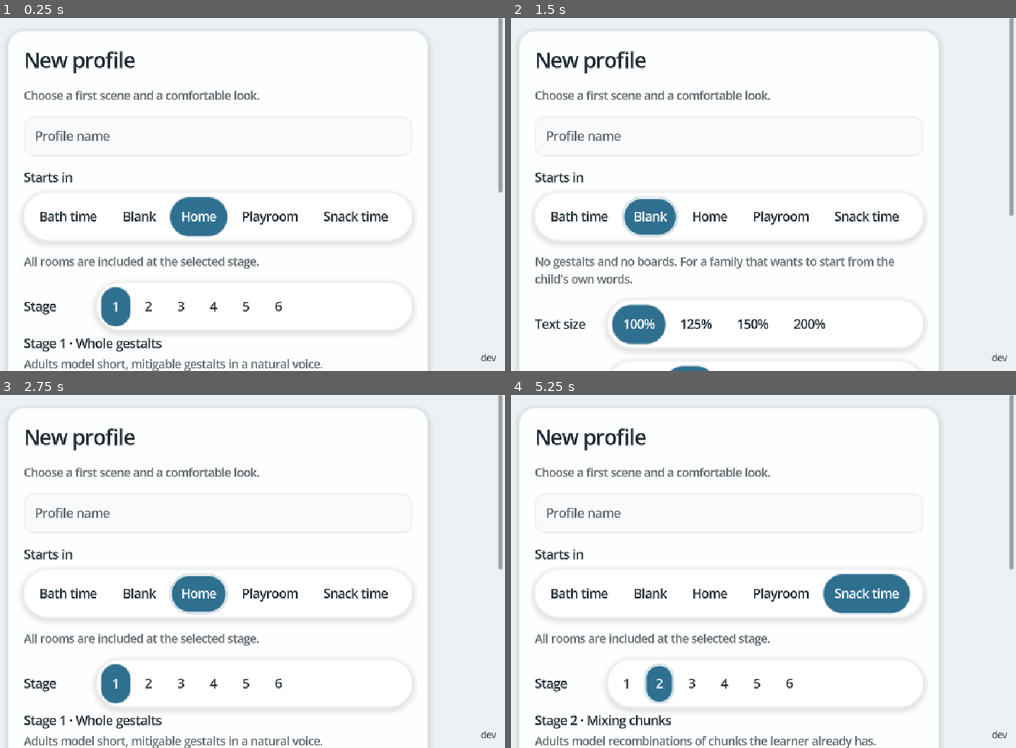
Above: before the commit, frames 1-4 (two rows, left to right).
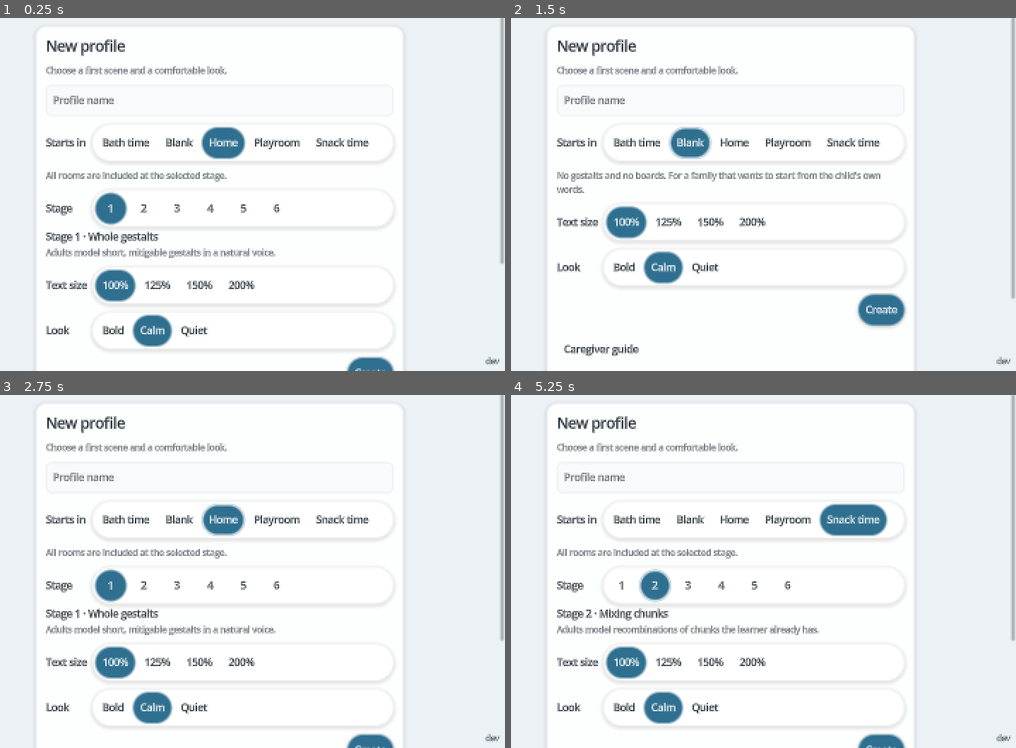
Above: after the commit, the same moments.

Repository: crashtestbrandt/alex
Game: Godot game, scene res://scenes/main.tscn
Two runs of this game, one before a commit and one after it. Both use one fixed random seed, a clock stepped at 60 frames per second and the inputs below.
Inputs:
- Up to frame 1 (0.25 s): no input
- Up to frame 2 (1.5 s): click "Bath time" at 0.5 s; click "Blank" at 1.25 s
- Up to frame 3 (2.75 s): click "Home" at 2 s
- Up to frame 4 (5.25 s): click "Playroom" at 2.75 s; click "Snack time" at 3.5 s; click "1" at 4.25 s; click "2" at 5 s

The runs differ from the first frame. In frame 1, 14% of the frame differs, in the area x 4-100%, y 0-100%; in frame 2, 13%; in frame 3, 14%; in frame 4, 15%.

Commit message:
fix(ui) compact default sizing and contain selected icons

Diff:
--- a/scenes/child/home.tscn
+++ b/scenes/child/home.tscn
@@ -103,6 +103,7 @@
 mouse_filter = 2
 theme_override_constants/h_separation = 16
 theme_override_constants/v_separation = 16
+alignment = 1
 
 [node name="BoardSpacer" type="Control" parent="Margin/Column/Stage/Rows"]
 unique_name_in_owner = true
--- a/scripts/child/home.gd
+++ b/scripts/child/home.gd
@@ -242,7 +242,7 @@
 
 func _layout_home() -> void:
 	var available: Vector2 = _safe_rect.size if _safe_rect.has_area() else size
-	var compact: bool = available.x < 740.0 or (available.x < 900.0 and available.y > available.x * 1.2)
+	var compact: bool = available.x / Style.units_per_point < 360.0 or Style.text_scale > 1.25
 	var parent: Node = _column if compact else _top_bar
 	if _strip.get_parent() != parent:
 		_strip.reparent(parent)
@@ -279,7 +279,7 @@
 	_title.position = Vector2(0.0, maxf(0.0, (_name_slot.size.y - _title.size.y) / 2.0))
 
 func _layout_board() -> void:
-	var width: float = clampf(_stage.size.x - 16.0, Style.current.tile_min_size, 320.0 * Style.text_scale)
+	var width: float = clampf(_stage.size.x - 16.0, Style.current.tile_min_size, 160.0 * Style.units_per_point * Style.text_scale)
 	for tile: GestaltTile in _tiles.values():
 		tile.custom_minimum_size.x = width
 
--- a/scripts/child/room_chooser.gd
+++ b/scripts/child/room_chooser.gd
@@ -46,6 +46,7 @@
 	_grid.add_theme_constant_override("v_separation", int(GAP))
 	_scroll.add_child(_grid)
 	_scroll.resized.connect(_layout_cards)
+	Style.fonts_changed.connect(_layout_cards)
 	resized.connect(_layout_cards)
 	_layout_cards()
 
@@ -86,13 +87,13 @@
 	_padding.add_theme_constant_override("margin_right", EDGE + ceili(size.x - safe.end.x))
 	_padding.add_theme_constant_override("margin_top", EDGE + ceili(safe.position.y))
 	_padding.add_theme_constant_override("margin_bottom", EDGE + ceili(size.y - safe.end.y))
-	var target: float = maxf(Style.current.tile_min_size, 260.0)
+	var target: float = maxf(Style.current.tile_min_size, 144.0 * Style.units_per_point)
 	var width: float = maxf(_scroll.size.x - 16.0, target)
 	var columns: int = clampi(floori((width + GAP) / (target + GAP)), 1, 3)
 	var card_width: float = floorf((width - GAP * (columns - 1)) / columns)
 	for card: RoomPreview in _cards:
 		card.custom_minimum_size = Vector2(card_width, maxf(Style.current.tile_min_size, card_width * 0.75))
-	var back_px: float = maxf(Style.current.tile_min_size * GlyphBar.BUTTON_SCALE, GlyphBar.MIN_PX)
+	var back_px: float = maxf(Style.current.tile_min_size * GlyphBar.BUTTON_SCALE, maxf(GlyphBar.MIN_PX, Style.units_per_point * 48.0))
 	_back.custom_minimum_size = Vector2.ONE * back_px
 
 func _refresh() -> void:
--- a/scripts/ui/glyph_bar.gd
+++ b/scripts/ui/glyph_bar.gd
@@ -13,6 +13,7 @@
 
 func _ready() -> void:
 	super()
+	Style.fonts_changed.connect(_size_buttons)
 	_size_buttons()
 
 ## Put a glyph button in the bar.
@@ -33,7 +34,7 @@
 		button.update_glyph()
 
 func _size_buttons() -> void:
-	var px: float = maxf(Style.current.tile_min_size * BUTTON_SCALE, MIN_PX)
+	var px: float = maxf(Style.current.tile_min_size * BUTTON_SCALE, maxf(MIN_PX, Style.units_per_point * 48.0))
 	for button: GlyphButton in _glyph_buttons:
 		button.custom_minimum_size = Vector2(px, px)
 
--- a/scripts/ui/pill_bar.gd
+++ b/scripts/ui/pill_bar.gd
@@ -30,6 +30,7 @@
 	# A container lays its children out inside its margins, the shape included. It is pinned back to the full
 	# rect after every sort, so the drawn panel is the panel and not its content box.
 	sort_children.connect(_place_shape)
+	_row.sort_children.connect(_refresh)
 	Style.changed.connect(_on_style_changed)
 	_refresh()
 
@@ -40,6 +41,7 @@
 func _place_shape() -> void:
 	_shape.position = Vector2.ZERO
 	_shape.size = size
+	_refresh()
 
 ## Put a button in the bar as a quiet pill in the bar's toggle group.
 func add_item(button: SdfButton) -> void:
@@ -94,7 +96,11 @@
 func _refresh() -> void:
 	if _shape == null:
 		return
-	_shape.radius_px = UiGeometry.pill_radius(size)
+	var row_height: float = 0.0
+	for button: SdfButton in items():
+		if button.visible:
+			row_height = maxf(row_height, button.size.y)
+	_shape.radius_px = minf(UiGeometry.pill_radius(size), row_height * 0.5 + PAD_PX)
 	_shape.fill = Style.current.surface
 	var inner: float = UiGeometry.concentric(_shape.radius_px, PAD_PX)
 	for button: SdfButton in items():
--- a/scripts/ui/record_overlay.gd
+++ b/scripts/ui/record_overlay.gd
@@ -55,6 +55,8 @@
 	_cancel_button.pressed.connect(close)
 	_recorder.permission_answered.connect(_on_permission_answered)
 	_pills.resized.connect(_fit_pills)
+	_sheet.resized.connect(_fit_pills)
+	Style.fonts_changed.connect(_fit_pills.call_deferred)
 	get_window().focus_exited.connect(_cancel_capture)
 	set_process(false)
 
@@ -130,8 +132,10 @@
 
 ## Every pill takes its text's width up to the row's width, and wraps past it.
 func _fit_pills() -> void:
+	# A long phrase must not expand the sheet and then use that expanded width as its own cap.
+	var available: float = maxf(_sheet.size.x - 48.0 - SdfPanel.CONTENT_MARGIN_PX * 2.0, 1.0)
 	for pill: TakePill in pills():
-		pill.fit_width(maxf(_pills.size.x, 1.0))
+		pill.fit_width(clampf(_pills.size.x, 1.0, available))
 
 ## Pick `pill` for the big button. A take not yet kept is dropped; it was for the pill picked before.
 func _select(pill: TakePill) -> void:
--- a/scripts/ui/sdf_button.gd
+++ b/scripts/ui/sdf_button.gd
@@ -41,6 +41,8 @@
 		radius_px = value
 		refresh()
 
+var _declared_min_size: Vector2 = Vector2.ZERO
+var _touch_min_size: Vector2 = -Vector2.ONE
 var _shape: SdfShape = null
 var _hover: bool = false
 var _down: bool = false
@@ -53,6 +55,9 @@
 		add_theme_stylebox_override(state, empty)
 
 func _ready() -> void:
+	_declared_min_size = custom_minimum_size
+	Style.fonts_changed.connect(_fit_touch_size)
+	_fit_touch_size()
 	# A swipe beginning on a button must reach its enclosing scroll container.
 	var ancestor: Node = get_parent()
 	while ancestor != null:
@@ -75,6 +80,13 @@
 	focus_exited.connect(refresh)
 	Style.changed.connect(_on_style_changed)
 	refresh()
+
+func _fit_touch_size() -> void:
+	for axis: int in 2:
+		if not is_equal_approx(custom_minimum_size[axis], _touch_min_size[axis]):
+			_declared_min_size[axis] = custom_minimum_size[axis]
+	_touch_min_size = _declared_min_size.max(Vector2.ONE * Style.units_per_point * 44.0)
+	custom_minimum_size = _touch_min_size
 
 func _notification(what: int) -> void:
 	if what == NOTIFICATION_RESIZED:
--- a/scripts/ui/sdf_field.gd
+++ b/scripts/ui/sdf_field.gd
@@ -16,6 +16,8 @@
 		add_theme_stylebox_override(state, empty)
 
 func _ready() -> void:
+	Style.fonts_changed.connect(_fit_touch_height)
+	_fit_touch_height()
 	_shape = SdfShape.new()
 	_shape.name = "Shape"
 	_shape.show_behind_parent = true
@@ -26,6 +28,9 @@
 	focus_exited.connect(refresh)
 	Style.changed.connect(_on_style_changed)
 	refresh()
+
+func _fit_touch_height() -> void:
+	custom_minimum_size.y = Style.units_per_point * 44.0
 
 func _notification(what: int) -> void:
 	if what == NOTIFICATION_RESIZED:
--- a/scripts/ui/sdf_sheet.gd
+++ b/scripts/ui/sdf_sheet.gd
@@ -21,6 +21,7 @@
 	_panel.reparent(_content)
 	_panel.custom_minimum_size.x = 0.0
 	resized.connect(_schedule_layout)
+	Style.fonts_changed.connect(_schedule_layout)
 	visibility_changed.connect(_schedule_layout)
 	_content.resized.connect(_schedule_layout)
 	_panel.minimum_size_changed.connect(_schedule_layout)
@@ -32,7 +33,7 @@
 func _layout_sheet() -> void:
 	if not is_visible_in_tree():
 		return
-	var width: float = minf(panel_width, maxf(_content.size.x - 48.0, 1.0))
+	var width: float = minf(maxf(panel_width, 520.0 * Style.units_per_point), maxf(_content.size.x - 48.0, 1.0))
 	_panel.size.x = width
 	_panel.size.y = _panel.get_combined_minimum_size().y
 	_content.custom_minimum_size.y = _panel.size.y + 48.0
--- a/scripts/ui/take_pill.gd
+++ b/scripts/ui/take_pill.gd
@@ -82,7 +82,7 @@
 	var font_px: int = get_theme_font_size("font_size")
 	var text_width: float = ceilf(font.get_string_size(text, HORIZONTAL_ALIGNMENT_LEFT, -1, font_px).x) + 2.0
 	var margins: float = get_theme_stylebox("normal").get_minimum_size().x
-	custom_minimum_size = Vector2(minf(text_width + margins, maxf(_fit, 1.0)), MIN_HEIGHT_PX)
+	custom_minimum_size = Vector2(minf(maxf(text_width + margins, Style.units_per_point * 44.0), maxf(_fit, 1.0)), maxf(MIN_HEIGHT_PX, Style.units_per_point * 44.0))
 
 ## A caregiver's pill: the style's lettering, a height a finger can hit, never the learner's tile floor.
 func _apply_style() -> void:
--- a/scripts/ui/typography.gd
+++ b/scripts/ui/typography.gd
@@ -2,14 +2,14 @@
 class_name Typography
 ## Type sizes in logical mobile points/dp, converted to the app's layout canvas by Style.
 ## Apple HIG defaults and Material's body/title hierarchy inform these roles (docs/ui.md).
-const BODY: int = 17
-const SUPPORTING: int = 15
-const CONTROL: int = 17
-const TITLE: int = 28
-const SECTION: int = 22
-const METADATA: int = 12
-const PHRASE: int = 22
-const CAPTION: int = 24
+const BODY: int = 14
+const SUPPORTING: int = 12
+const CONTROL: int = 14
+const TITLE: int = 20
+const SECTION: int = 17
+const METADATA: int = 11
+const PHRASE: int = 16
+const CAPTION: int = 18
 const TEXT_SCALES: Array[float] = [1.0, 1.25, 1.5, 2.0]
 
 static func canvas_units_per_point(window: Vector2i, canvas: Vector2i, density: float) -> float:
--- a/scripts/ui/ui_geometry.gd
+++ b/scripts/ui/ui_geometry.gd
@@ -8,9 +8,9 @@
 
 ## Keep small screens legible without imposing a landscape canvas on portrait devices.
 static func canvas_size(window_size: Vector2i, density: float = 1.0) -> Vector2i:
-	var logical_size: Vector2 = Vector2(window_size) / maxf(density, 0.1)
+	var logical_size: Vector2 = Vector2(window_size) / maxf(density, 0.1) * 2.0
 	var short_side: float = maxf(minf(logical_size.x, logical_size.y), 1.0)
-	var scale_factor: float = maxf(640.0 / short_side, 1.0)
+	var scale_factor: float = maxf(960.0 / short_side, 1.0)
 	return Vector2i(logical_size * scale_factor)
 
 ## Columns are limited by both the touch floor and a readable phrase width.
--- a/tests/unit/typography_test.gd
+++ b/tests/unit/typography_test.gd
@@ -1,8 +1,8 @@
 extends UnitTest
 
 func test_type_roles_keep_a_readable_hierarchy() -> void:
-	assert_true(Typography.BODY >= 17, "body meets the iOS default and exceeds Material body large")
-	assert_true(Typography.METADATA >= 12, "small text stays above Apple's minimum")
+	assert_true(Typography.BODY == 14, "compact body is the normal baseline")
+	assert_true(Typography.METADATA >= 11, "small text meets Apple's minimum")
 	assert_true(Typography.TITLE > Typography.SECTION and Typography.SECTION > Typography.BODY, "headings have distinct sizes")
 	assert_true(Typography.PHRASE > Typography.BODY, "learner phrases remain prominent")
 
--- a/tests/unit/ui_geometry_test.gd
+++ b/tests/unit/ui_geometry_test.gd
@@ -17,9 +17,9 @@
 func test_canvas_preserves_aspect_and_legibility() -> void:
 	for viewport: Vector2i in [Vector2i(320, 568), Vector2i(390, 844), Vector2i(844, 390), Vector2i(768, 1024), Vector2i(1280, 800), Vector2i(2560, 1080)]:
 		var canvas: Vector2i = UiGeometry.canvas_size(viewport)
-		assert_true(mini(canvas.x, canvas.y) >= 639, "short side remains legible %s" % viewport)
+		assert_true(mini(canvas.x, canvas.y) >= 959, "short side remains legible %s" % viewport)
 		assert_almost_eq(float(canvas.x) / canvas.y, float(viewport.x) / viewport.y, 0.002, "aspect is preserved")
-	assert_eq(UiGeometry.canvas_size(Vector2i(1280, 800)), Vector2i(1280, 800), "desktop retains its density")
+	assert_eq(UiGeometry.canvas_size(Vector2i(1280, 800)), Vector2i(2560, 1600), "layout uses two canvas units per logical point")
 
 func test_columns_fit_without_shrinking_touch_targets() -> void:
 	for width: float in [320.0, 592.0, 720.0, 1232.0, 2500.0]:
--- a/tools/instr/room_probe.gd
+++ b/tools/instr/room_probe.gd
@@ -195,8 +195,8 @@
 	var front_button: SdfButton = widget.items()[CameraFraming.View.FRONT]
 	_check(front_button.button_pressed, "front is the pressed pill")
 	var pill_px: Vector2 = front_button.get_global_rect().get_center()
-	get_viewport().push_input(_mouse(pill_px, true))
-	get_viewport().push_input(_mouse(pill_px, false))
+	get_viewport().push_input(_mouse(pill_px, true), true)
+	get_viewport().push_input(_mouse(pill_px, false), true)
 	# The reset is a tween on wall time.
 	await get_tree().create_timer(1.0).timeout
 	await get_tree().process_frame
@@ -280,25 +280,25 @@
 	var overlay: RecordOverlay = home.get_node("%RecordOverlay") as RecordOverlay
 	var door: Vector2 = room_view.get_global_transform_with_canvas() * room_view.screen_point(room_view.body("door"))
 
-	get_viewport().push_input(_mouse(door, true))
+	get_viewport().push_input(_mouse(door, true), true)
 	var right: InputEventMouseButton = _mouse(door, true)
 	right.button_index = MOUSE_BUTTON_RIGHT
-	get_viewport().push_input(right)
+	get_viewport().push_input(right, true)
 	# Past the record hold, short of the chord.
 	await get_tree().create_timer(RoomView.HOLD_SECONDS + 0.4).timeout
 	_check(home.visible and not overlay.visible, "the chord cancels the record hold under the left button")
 	await get_tree().create_timer(wait - RoomView.HOLD_SECONDS - 0.4).timeout
 	await get_tree().process_frame
 	_check(picker.visible and not home.visible, "left and right held together open the picker")
-	get_viewport().push_input(_mouse(door, false))
+	get_viewport().push_input(_mouse(door, false), true)
 	right.pressed = false
-	get_viewport().push_input(right)
+	get_viewport().push_input(right, true)
 
 	for fingers: int in [2, 3]:
 		main.open_profile(p.id)
 		await get_tree().process_frame
 		for i: int in fingers:
-			get_viewport().push_input(_touch(i, door + Vector2(60.0 * i, 0.0), true))
+			get_viewport().push_input(_touch(i, door + Vector2(60.0 * i, 0.0), true), true)
 		await get_tree().create_timer(wait).timeout
 		await get_tree().process_frame
 		if fingers == 2:
@@ -306,7 +306,7 @@
 		else:
 			_check(picker.visible and not home.visible, "three fingers held open the picker")
 		for i: int in fingers:
-			get_viewport().push_input(_touch(i, door + Vector2(60.0 * i, 0.0), false))
+			get_viewport().push_input(_touch(i, door + Vector2(60.0 * i, 0.0), false), true)
 
 	main.open_profile(p.id)
 	await get_tree().process_frame
@@ -314,7 +314,7 @@
 	var fingers_at: Array[Vector2] = []
 	for i: int in 3:
 		fingers_at.push_back(door + Vector2(60.0 * i, 0.0))
-		get_viewport().push_input(_touch(i, fingers_at[i], true))
+		get_viewport().push_input(_touch(i, fingers_at[i], true), true)
 	await get_tree().process_frame
 	_check(not bar.visible, "a brief three-finger touch shows no bar")
 	await get_tree().create_timer(CaregiverChord.SHOW_AFTER + 0.3).timeout
@@ -326,7 +326,7 @@
 		var drag: InputEventScreenDrag = InputEventScreenDrag.new()
 		drag.index = i
 		drag.position = fingers_at[i] + shift
-		get_viewport().push_input(drag)
+		get_viewport().push_input(drag, true)
 	# process_frame fires before the gate's _process, so the second one follows a pass that read the drag.
 	await get_tree().process_frame
 	await get_tree().process_frame
@@ -337,19 +337,19 @@
 	await get_tree().process_frame
 	_check(picker.visible and not home.visible and not bar.visible, "and opens the picker once still for the hold")
 	for i: int in 3:
-		get_viewport().push_input(_touch(i, fingers_at[i] + shift, false))
+		get_viewport().push_input(_touch(i, fingers_at[i] + shift, false), true)
 	main.open_profile(p.id)
 	await get_tree().process_frame
 
 	var escape: InputEventKey = InputEventKey.new()
 	escape.keycode = KEY_ESCAPE
 	escape.pressed = true
-	get_viewport().push_input(escape)
+	get_viewport().push_input(escape, true)
 	await get_tree().create_timer(wait).timeout
 	await get_tree().process_frame
 	_check(picker.visible and not home.visible, "Escape held opens the picker")
 	escape.pressed = false
-	get_viewport().push_input(escape)
+	get_viewport().push_input(escape, true)
 	_check(ProfileStore.last_id() == p.id, "the picker keeps the profile remembered")
 
 func _touch(index: int, at: Vector2, pressed: bool) -> InputEventScreenTouch:
@@ -412,8 +412,8 @@
 	_check(widget.visible, "the Words widget shows in Words")
 	var build_button: SdfButton = widget.items()[WordsWidget.Mode.BUILD]
 	var pill_px: Vector2 = build_button.get_global_rect().get_center()
-	get_viewport().push_input(_mouse(pill_px, true))
-	get_viewport().push_input(_mouse(pill_px, false))
+	get_viewport().push_input(_mouse(pill_px, true), true)
+	get_viewport().push_input(_mouse(pill_px, false), true)
 	await get_tree().process_frame
 	_check(home.words_mode() == WordsWidget.Mode.BUILD and home.build_view().visible, "a tap on Build shows the strip")
 	var build: BuildView = home.build_view()
--- a/tools/instr/typography_probe.gd
+++ b/tools/instr/typography_probe.gd
@@ -23,6 +23,16 @@
 		var control: Control = node as Control
 		if not control.is_visible_in_tree():
 			return
+		if control is PillBar:
+			var bar: PillBar = control as PillBar
+			_check(bar._shape.get_global_rect().is_equal_approx(bar.get_global_rect()), str(bar.get_path()) + " background follows the bar: " + str(bar._shape.get_global_rect()) + " / " + str(bar.get_global_rect()))
+			for item: SdfButton in bar.items():
+				if item.is_visible_in_tree():
+					_check(bar.get_global_rect().grow(1.0).encloses(item.get_global_rect()), str(bar.get_path()) + " contains its button: " + str(item.get_global_rect()) + " / " + str(bar.get_global_rect()))
+		if control is GlyphBar.GlyphButton:
+			var glyph_button: GlyphBar.GlyphButton = control as GlyphBar.GlyphButton
+			_check(glyph_button._shape.get_global_rect().is_equal_approx(glyph_button.get_global_rect()), "selected glyph background follows the button")
+			_check(glyph_button._glyph.get_global_rect().is_equal_approx(glyph_button.get_global_rect()), "glyph stays centered over its button")
 		var has_text: bool = false
 		var font_size: int = 0
 		if control is Label:
@@ -33,6 +43,8 @@
 			var button: Button = control as Button
 			has_text = not button.text.is_empty()
 			font_size = button.get_theme_font_size("font_size")
+			var hit_size: Vector2 = button.size / Style.units_per_point
+			_check(hit_size.x >= 43.5 and hit_size.y >= 43.5, str(button.get_path()) + " retains a 44-point touch target " + str(hit_size))
 		elif control is LineEdit or control is TextEdit:
 			has_text = true
 			font_size = control.get_theme_font_size("font_size")
@@ -49,6 +61,32 @@
 			_check(points >= Typography.METADATA * Style.text_scale - 0.1, "text remains legible in logical points: " + str(points))
 	for child: Node in node.get_children():
 		_inspect(child, density)
+
+func _check_icon_bars() -> void:
+	var bar: GlyphBar = GlyphBar.new()
+	add_child(bar)
+	for figure: SdfGlyph.Figure in [SdfGlyph.Figure.FRONT, SdfGlyph.Figure.TOP, SdfGlyph.Figure.TILT, SdfGlyph.Figure.PALETTE, SdfGlyph.Figure.BUILD]:
+		bar.add_glyph(figure, "")
+	for columns: int in [1, 2, 5]:
+		var side: float = bar.items()[0].get_combined_minimum_size().x
+		bar.fit_width(side * columns + PillBar.GAP_PX * (columns - 1) + PillBar.PAD_PX * 2.0)
+		bar.reset_size()
+		await _settle()
+		for index: int in bar.items().size():
+			bar.show_current(bar.items()[index] as GlyphBar.GlyphButton)
+			await _settle()
+			var button: SdfButton = bar.items()[index]
+			var center: Vector2 = button.get_global_rect().get_center() - bar.global_position
+			var radius: float = minf(button.size.x, button.size.y) * 0.5
+			for step: int in 32:
+				var point: Vector2 = center + Vector2.from_angle(TAU * step / 32.0) * radius
+				var corner: float = bar._shape.radius_px
+				var q: Vector2 = (point - bar.size * 0.5).abs() - bar.size * 0.5 + Vector2.ONE * corner
+				var distance: float = q.max(Vector2.ZERO).length() + minf(maxf(q.x, q.y), 0.0) - corner
+				_check(distance <= 0.5, "selected icon stays on its bar background with %d columns" % columns)
+			_check(button._shape.get_global_rect().is_equal_approx(button.get_global_rect()), "selected icon fill matches its hit target")
+	bar.queue_free()
+	await _settle()
 
 func _reach_action(picker: ProfilePicker, path: String) -> void:
 	var sheet: SdfSheet = picker.get_node("%Center") as SdfSheet
@@ -94,6 +132,8 @@
 			get_window().size = windows[index]
 			main.set_display_density_override(densities[index])
 			main.open_profile(profile.id)
+			if index == 0:
+				await _check_icon_bars()
 			for text_scale: float in [1.0, 2.0]:
 				Style.set_text_scale(text_scale)
 				_label = "%s-%dx%d-%d" % [style_id, windows[index].x, windows[index].y, roundi(text_scale * 100)]
@@ -128,7 +168,7 @@
 				if style_id == "calm" and index == 0:
 					_capture("build")
 				var overlay: RecordOverlay = home.get_node("%RecordOverlay") as RecordOverlay
-				overlay.open(profile.gestalts[0], profile)
+				overlay.open(Gestalt.from_text("long", "Let’s go outside together and look at the trees in the garden"), profile)
 				await _settle()
 				_inspect(overlay, densities[index])
 				overlay.close()
--- a/tools/instr/visual_probe.gd
+++ b/tools/instr/visual_probe.gd
@@ -184,7 +184,7 @@
 			_check(grid.size.x <= screen.size.x, "board fits horizontally")
 			for child: Node in grid.get_children():
 				var tile: GestaltTile = child as GestaltTile
-				_check(tile.size.x <= 320.0, "Words tiles do not stretch to fill a row")
+				_check(tile.size.x <= 160.0 * Style.units_per_point * Style.text_scale + 1.0, "Words tiles do not stretch to fill a row")
 				_check(tile.size.x >= Style.current.tile_min_size and tile.size.y >= Style.current.tile_min_size, "tile meets touch floor")
 				_inside(tile.get_node("%Chunks") as Control, tile.get_global_rect(), "tile chunks")
 			var modes: PillBar = home.get_node("%ModeStrip") as PillBar
Binary file changed: docs/img/glossary.png
Binary file changed: docs/img/guide.png
Binary file changed: docs/img/record.png
Binary file changed: docs/img/room.png
Binary file changed: docs/img/rooms.png
Binary file added: docs/img/words.png
Binary file changed: store/app-store/ipad/screenshot-1-explore.png
Binary file changed: store/app-store/ipad/screenshot-2-words.png
Binary file changed: store/app-store/ipad/screenshot-3-build.png
Binary file changed: store/app-store/ipad/screenshot-4-record.png
Binary file changed: store/app-store/ipad/screenshot-5-bath.png
Binary file changed: store/app-store/ipad/screenshot-6-rooms.png
(and 13 more such lines)
